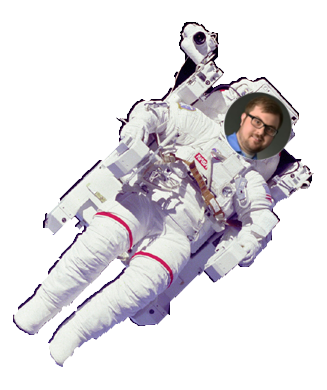
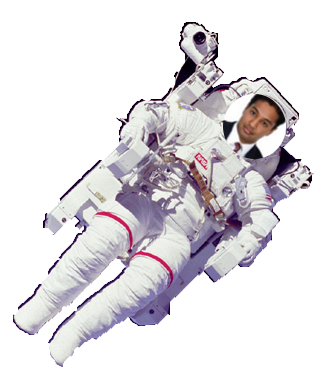
Two versions of the same layered image (327×390). Layer-by-layer changes:
moved "Pasted Layer" above "ian_patton.PNG" over [223, 91, 293, 161]
added layer "nick_cardin.PNG" above "crystal_campbell.PNG" over [223, 91, 289, 161]
hid "chaz_ferguson.PNG", painted on it over [223, 91, 293, 161]
